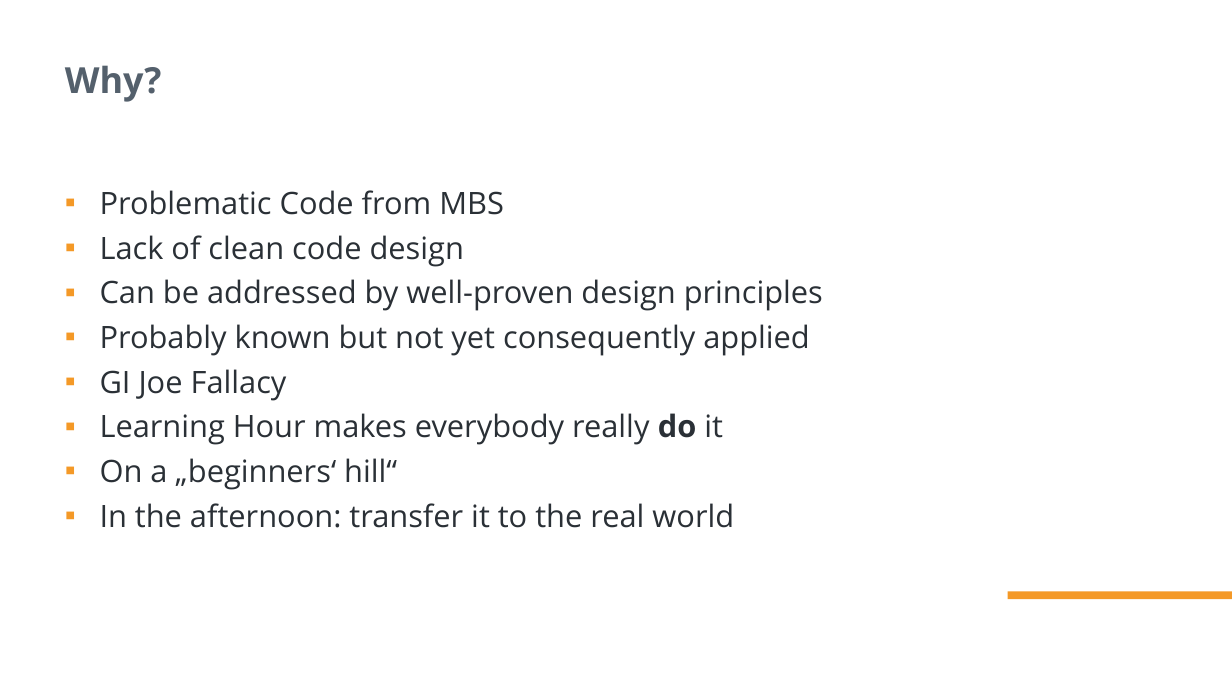
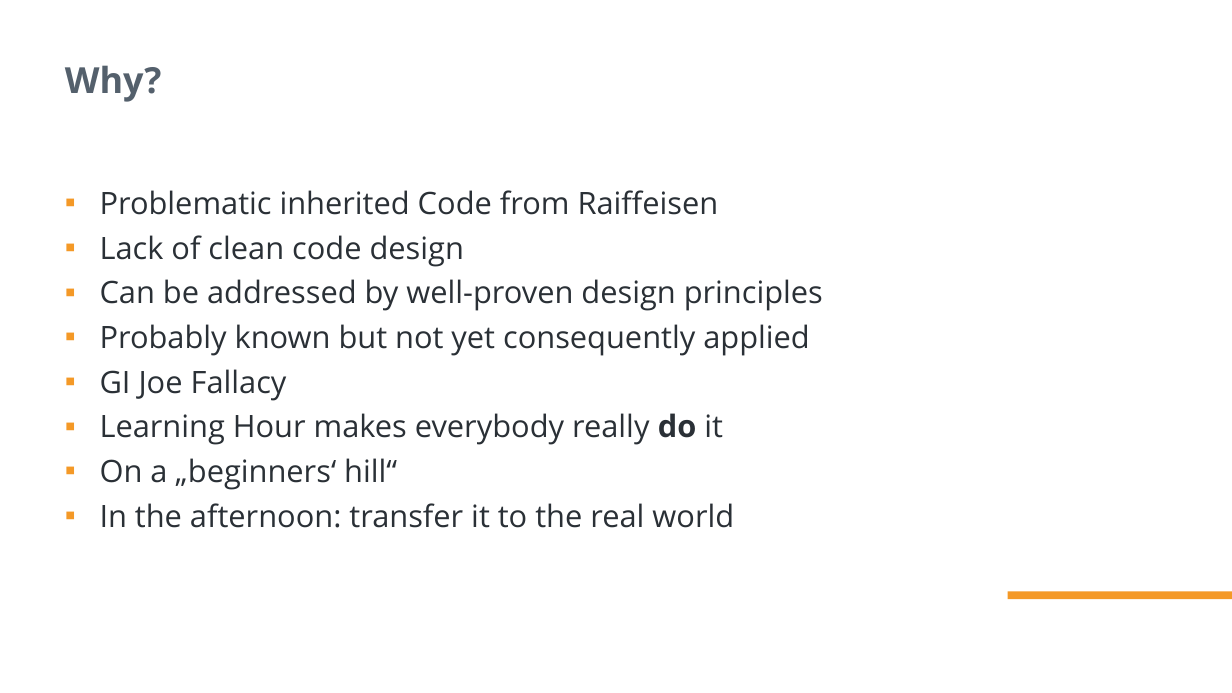
Before and after one commit to jlessner/hello-coding-dojo, a slide deck: slide 3 of learning-hour.pptx. Drawn at 1232x693 pixels with LibreOffice and Linux fonts; fonts in the diff are those of the drawing; background and template pictures are left out. Boxes give left, top, right and bottom in pixels: in the first picture for what was removed or moved away, otherwise in the second. Text is boxed around its words. In the diff, an @@ line names an element or a change of style, - is before the commit and + after.

Commit message:
Baseline Raiffeisen

```diff
--- a/learning-hour.pptx
+++ b/learning-hour.pptx
@@ text at [100, 190, 719, 215]: text changed @@
-▪ Problematic Code from MBS
+▪ Problematic inherited Code from Raiffeisen
```
Also in this commit, not shown: 2 other slides changed, 57 other files.
